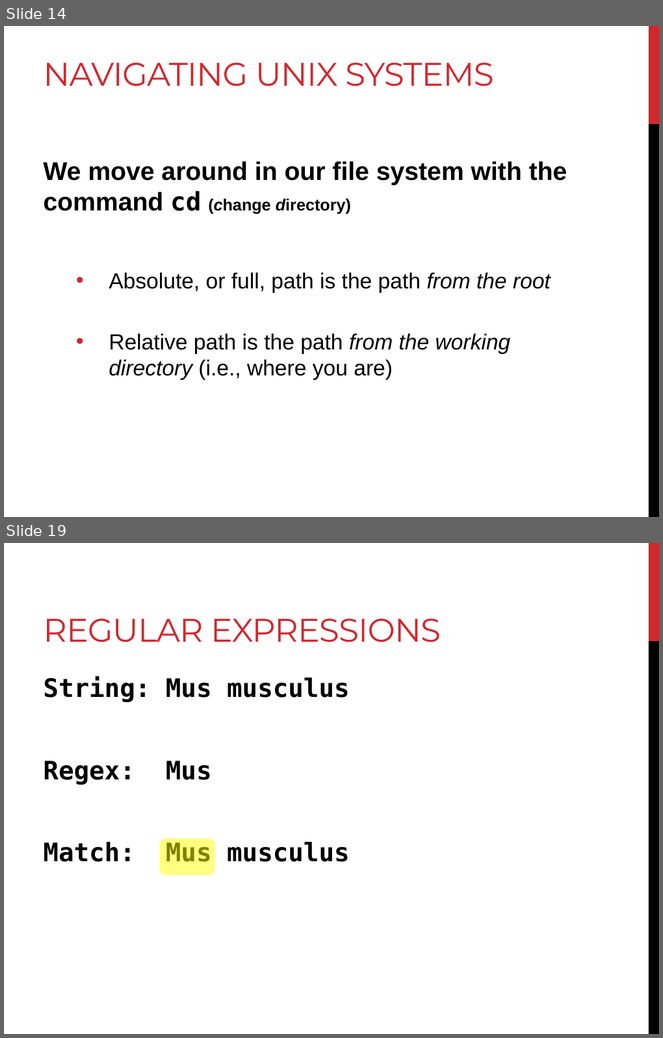
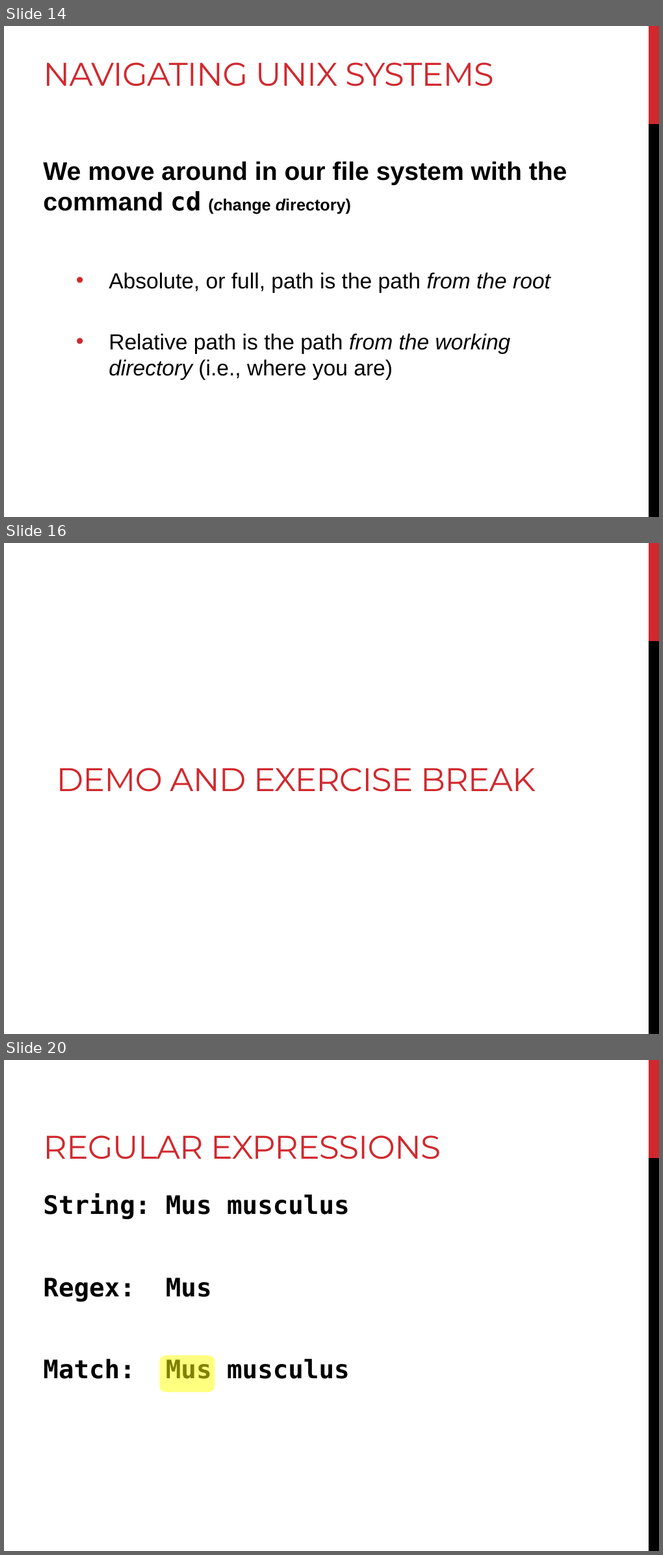
Before and after one commit to sjspielman/lacawac2017, a slide deck: day2/commandline.pptx. Shown one above the other, each under a label of ours: slides 14 and 19 before the commit, slides 14, 16 and 20 after it; the slides between them are not shown. The pictures are 663x1038 and 663x1555 pixels, drawn with LibreOffice and Linux fonts; fonts in the diff are those of the drawing. Boxes give left, top, right and bottom in pixels: in the first picture for what was removed or moved away, otherwise in the second. Text is boxed around its words. In the diff, an @@ line names an element or a change of style, - is before the commit and + after.

```diff
--- a/day2/commandline.pptx
+++ b/day2/commandline.pptx
@@ slide 16 added at <box>4,543,659,1034</box>, background #FFFFFF; not listed: 2 template elements that a slide beside it also shows @@
@@ title added at <box>57,768,536,792</box>, 36 pt, text #D1282E @@
+DEMO AND EXERCISE BREAK
@@ what was slide 19 is now slide 20 @@
```
Also in this commit, not shown: 3 slides changed, 1 other slide added, 1 slide removed, 8 other files.
